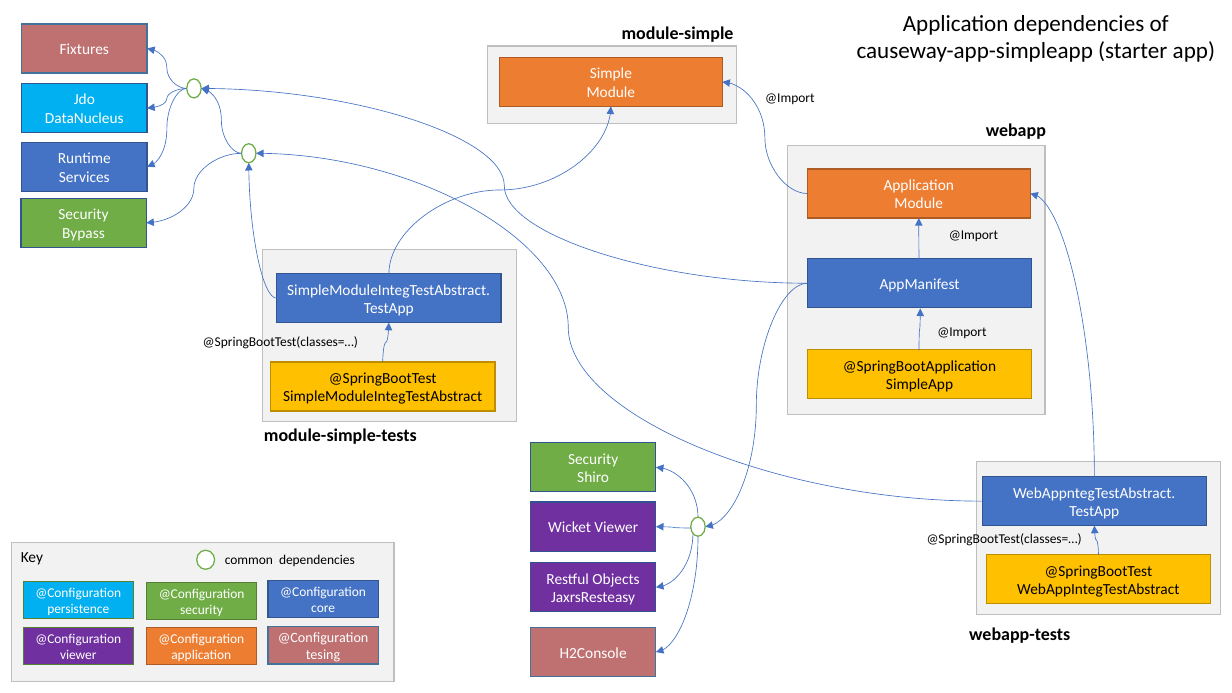
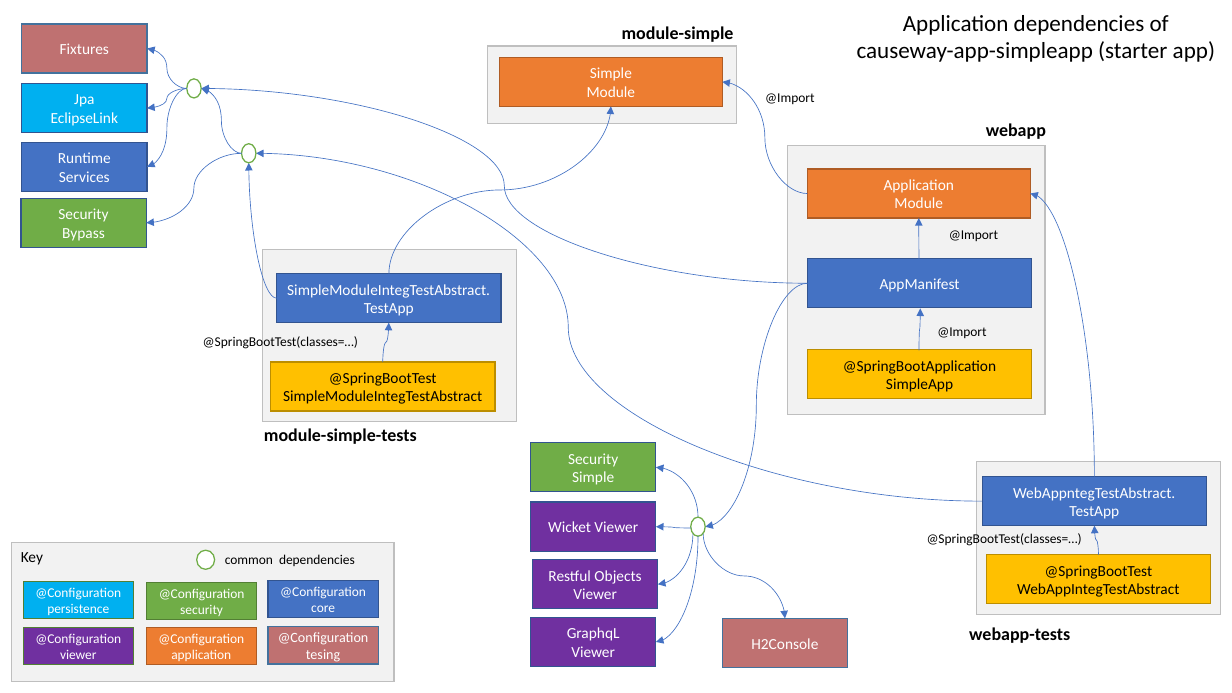
Before and after one commit to apache/causeway, a slide deck: slide 1 of starters/adoc/modules/starters/attachments/simpleapp-modules-dependencies.pptx. Drawn at 1232x693 pixels with LibreOffice and Linux fonts; fonts in the diff are those of the drawing. Boxes give left, top, right and bottom in pixels: in the first picture for what was removed or moved away, otherwise in the second. Text is boxed around its words. In the diff, an @@ line names an element or a change of style, - is before the commit and + after.

Commit message:
CAUSEWAY-3866: cleaned up docs for simpleapp and helloworld app some

```diff
--- a/starters/adoc/modules/starters/attachments/simpleapp-modules-dependencies.pptx
+++ b/starters/adoc/modules/starters/attachments/simpleapp-modules-dependencies.pptx
@@ text in rectangle at bbox=[51, 94, 119, 126]: text changed @@
-Jdo
-DataNucleus
+Jpa
+EclipseLink
@@ text in rectangle at bbox=[568, 453, 618, 485]: text changed @@
-Security
-Shiro
+Security
+Simple
@@ curved arrow added from (698, 536) to (656, 642), #4472C4 0.5 pt @@
@@ curved arrow moved from (693, 533) - (656, 588) to (693, 533) - (658, 584) @@
@@ curved arrow moved from (698, 536) - (656, 653) to (703, 533) - (786, 618) @@
@@ text in rectangle at bbox=[548, 570, 641, 599]: text changed @@
-Restful Objects
-JaxrsResteasy
+Restful Objects
+Viewer
@@ rectangle added at bbox=[531, 617, 656, 666], fill #7030A0, outline #325491 1 pt, 12 pt, text #FFFFFF @@
+GraphqL
+Viewer
@@ rectangle "H2Console": place and size @@
-rectangle "H2Console" at bbox=[531, 628, 656, 677]
+rectangle "H2Console" at bbox=[723, 618, 848, 667]
```
Also in this commit, not shown: 4 other files.
